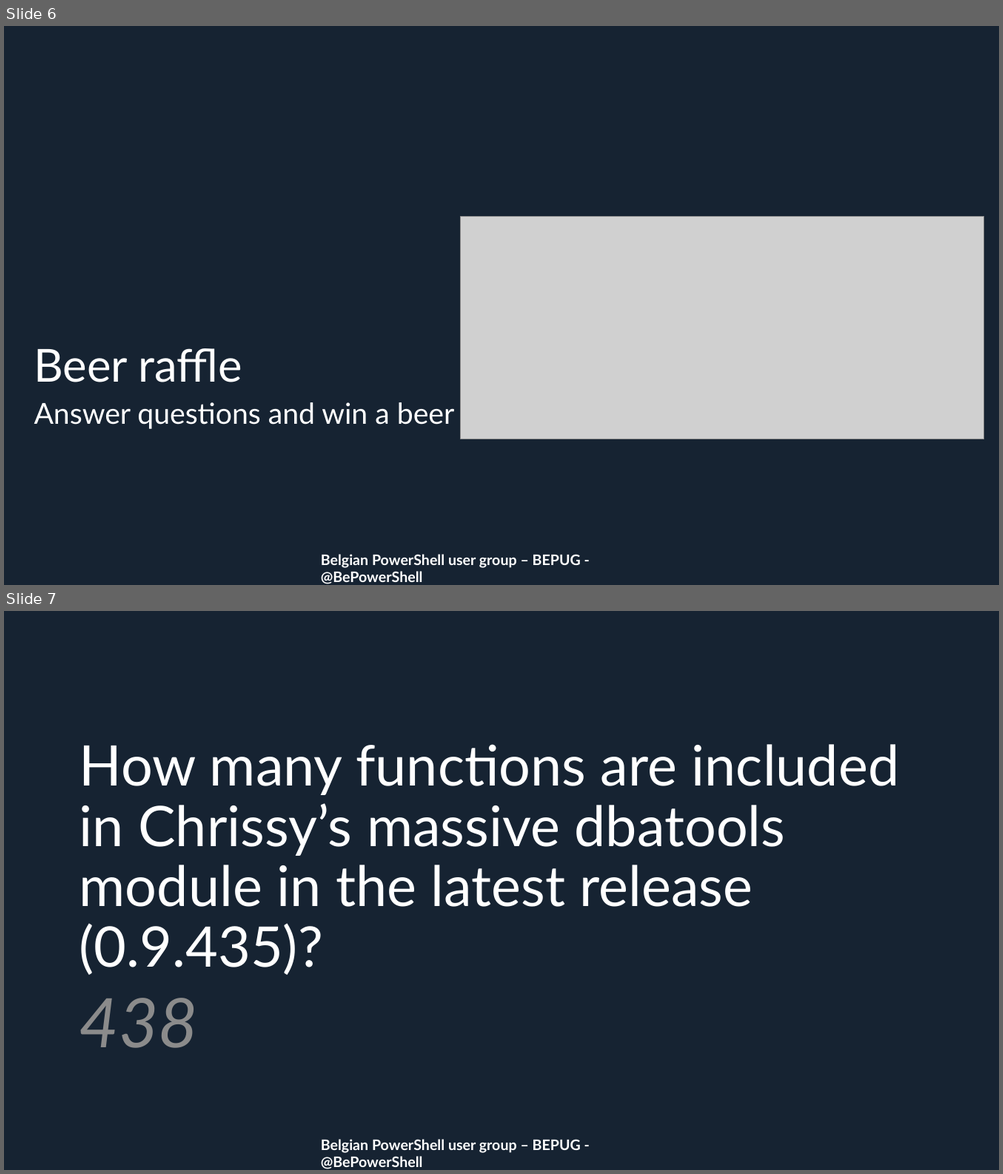
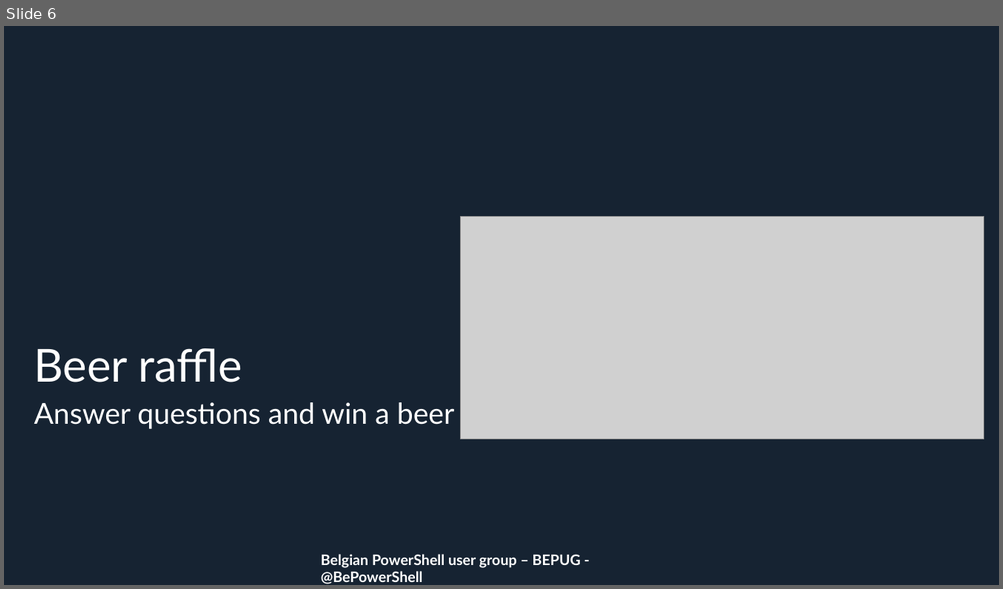
Before and after one commit to BEPUG/meetups, a slide deck: 20190522/_bepug/meetupMay19-outro.pptx. Shown one above the other, each under a label of ours: slides 6 and 7 before the commit, slide 6 after it. The pictures are 1003x1174 and 1003x589 pixels, drawn with LibreOffice and Linux fonts; fonts in the diff are those of the drawing; grey boxes stand for pictures; background and template pictures are left out. Boxes give left, top, right and bottom in pixels: in the first picture for what was removed or moved away, otherwise in the second. Text is boxed around its words. In the diff, an @@ line names an element or a change of style, - is before the commit and + after.

```diff
--- a/20190522/_bepug/meetupMay19-outro.pptx
+++ b/20190522/_bepug/meetupMay19-outro.pptx
@@ slide 7 removed at <box>4,611,999,1170</box>, background #162332; not listed: 1 template element that a slide beside it also shows @@
@@ title removed at <box>79,744,899,975</box> @@
-How many functions are included in Chrissy’s massive dbatools module in the latest release (0.9.435)?
@@ text removed at <box>79,998,199,1048</box> @@
-438
```
Also in this commit, not shown: 2 slides changed, 2 slides added, 3 other slides removed, 7 other files.
